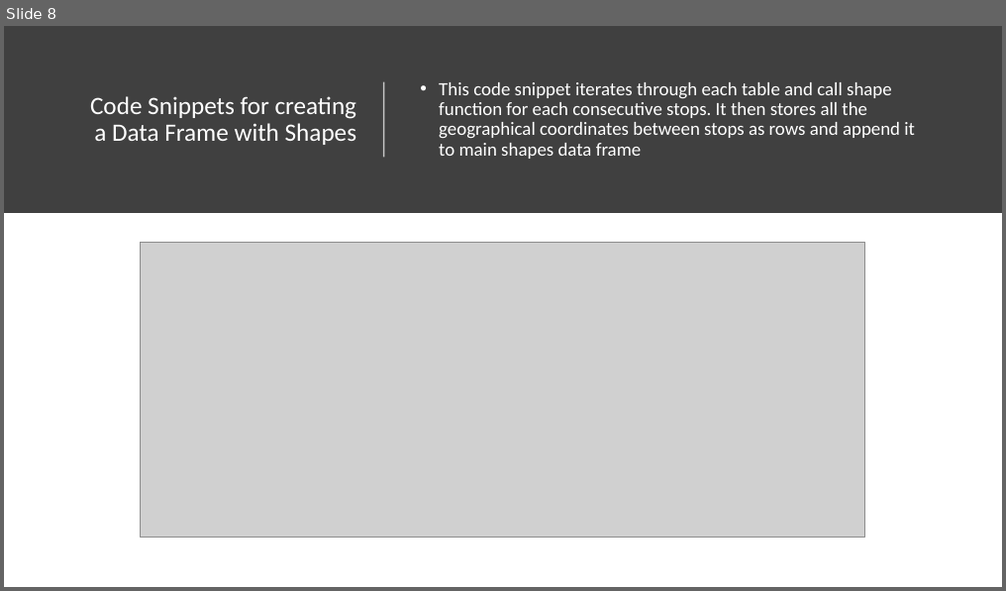
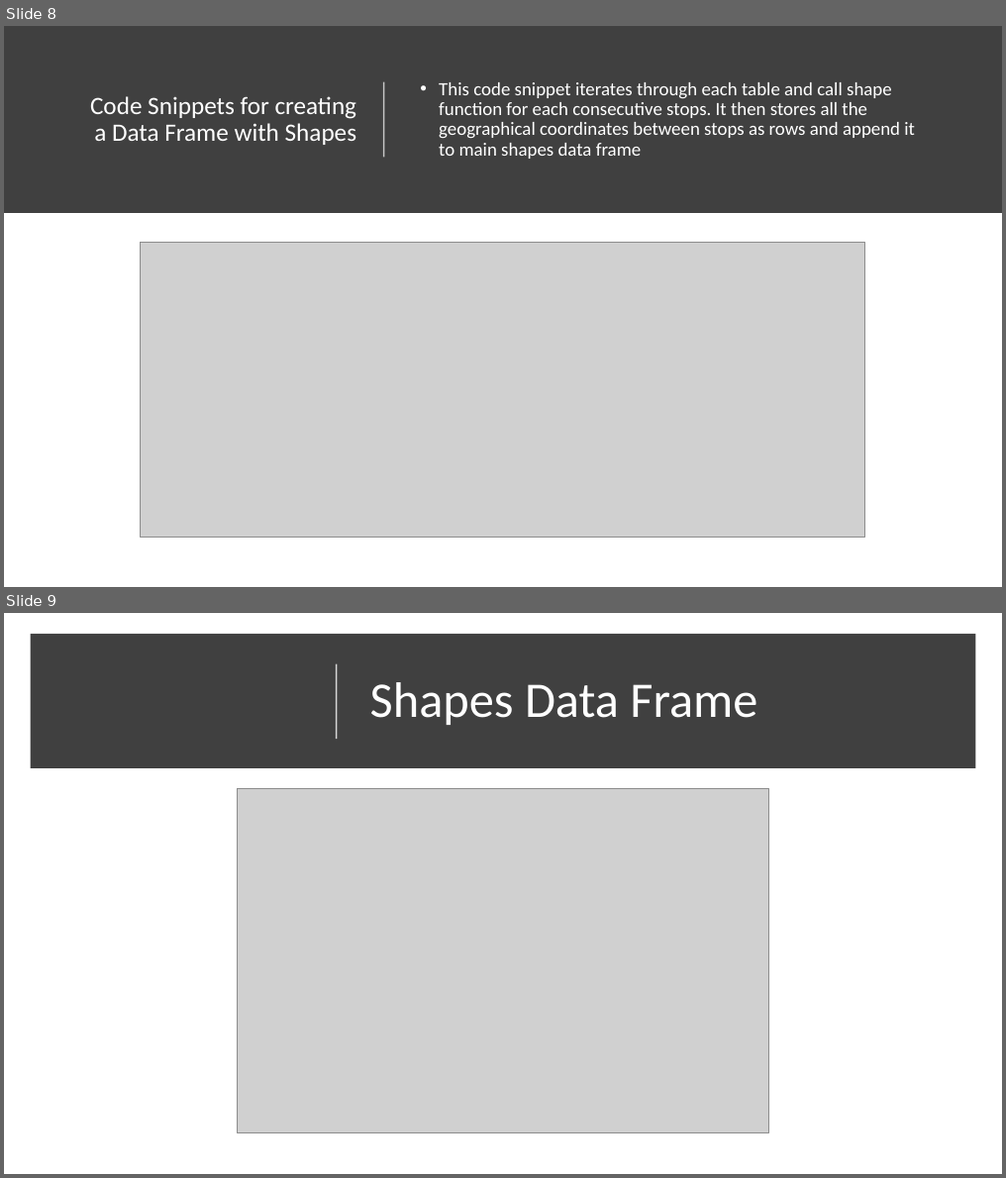
Before and after one commit to ammarzulu/Varanasi-Transit-Data, a slide deck: Slides:Documentation/Creating Shapes.pptx. Shown one above the other, each under a label of ours: slide 8 before the commit, slides 8 and 9 after it. The pictures are 1006x591 and 1006x1178 pixels, drawn with LibreOffice and Linux fonts; fonts in the diff are those of the drawing; grey boxes stand for pictures. Boxes give left, top, right and bottom in pixels: in the first picture for what was removed or moved away, otherwise in the second. Text is boxed around its words. In the diff, an @@ line names an element or a change of style, - is before the commit and + after.

Commit message:
Updated slides

```diff
--- a/Slides:Documentation/Creating Shapes.pptx
+++ b/Slides:Documentation/Creating Shapes.pptx
@@ slide 9 added at (4,613,1002,1174), background #FFFFFF @@
@@ rectangle added at (30,634,976,768), fill #404040 @@
@@ line added from (337, 739) to (337, 663), #FFFFFF 1.5 pt @@
@@ title added at (370,682,757,725), 48 pt, text #FFFFFF @@
+Shapes Data Frame
@@ picture added at (237,789,768,1134) @@
```
Also in this commit, not shown: 1 other file.
